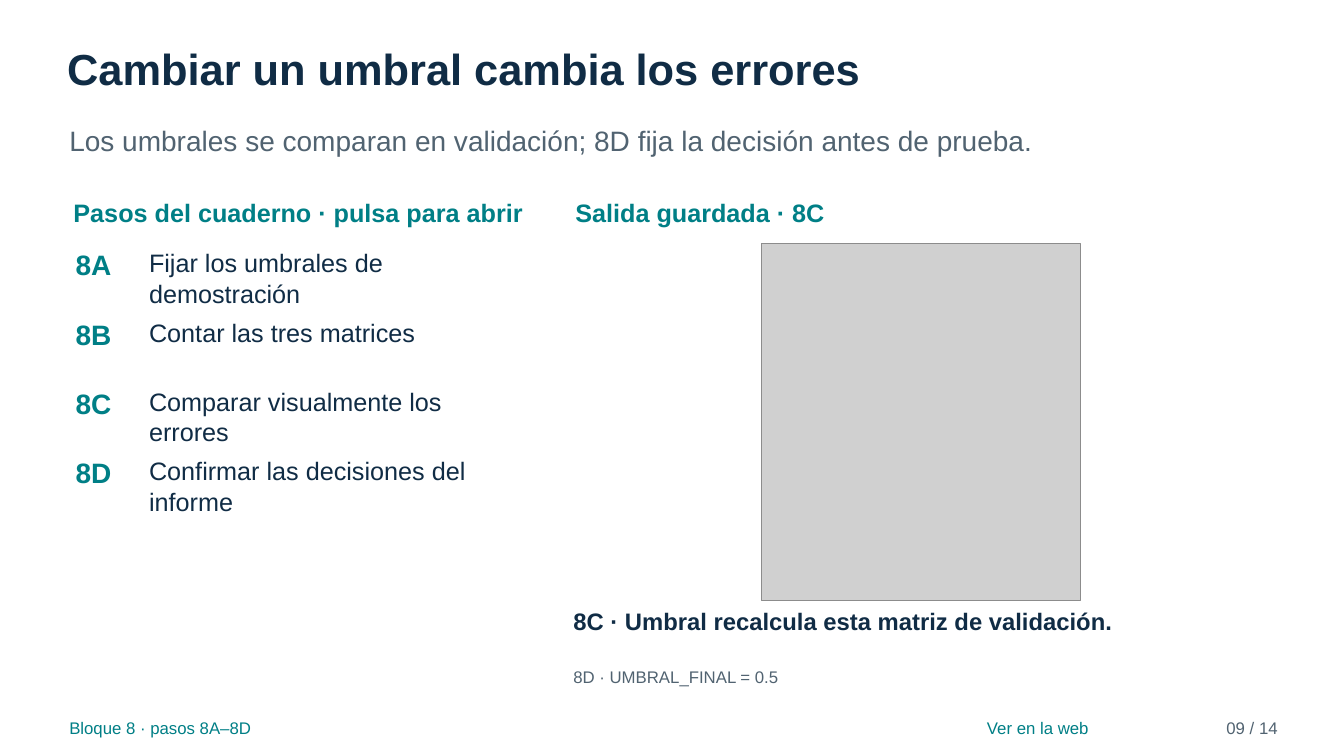
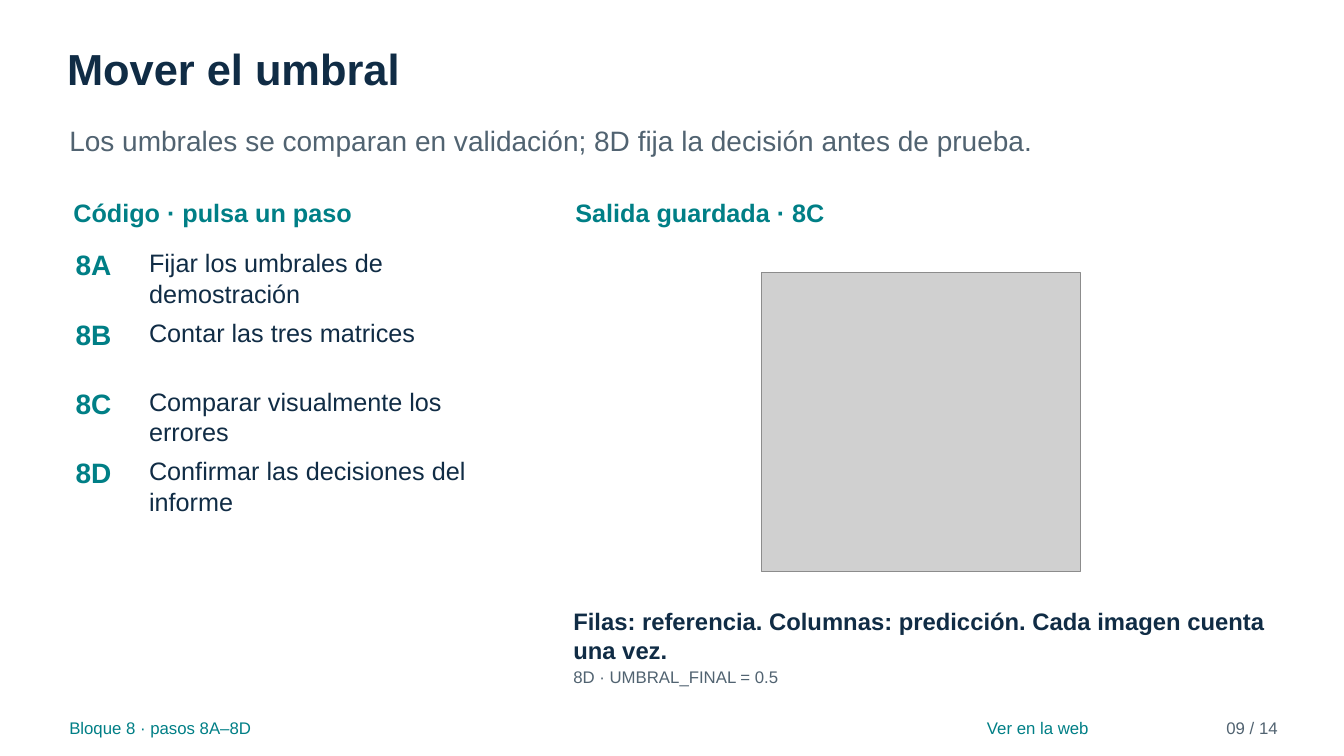
Before and after one commit to FisikMedik/taller-imagenes-medicas-python, a slide deck: slide 9 of Presentacion_modulo_ML.pptx. Drawn at 1344x756 pixels with LibreOffice and Linux fonts; fonts in the diff are those of the drawing; grey boxes stand for pictures. Boxes give left, top, right and bottom in pixels: in the first picture for what was removed or moved away, otherwise in the second. Text is boxed around its words. In the diff, an @@ line names an element or a change of style, - is before the commit and + after.

Commit message:
Explica ML paso a paso y anima el filtro 3×3
Reescribe las explicaciones junto al código, conecta píxeles, pesos y predicción, y usa botones para las demostraciones. Añade un filtro 3×3 con cálculo de cada salida. Elimina agendas y referencias internas repetidas; sincroniza cuadernos, tutorial, manuales, fuentes y presentaciones como documentación del taller realizado el 26 de noviembre a las 13:30 en Honduras.

```diff
--- a/Presentacion_modulo_ML.pptx
+++ b/Presentacion_modulo_ML.pptx
@@ text at (67,53,400,86): text changed @@
-Cambiar un umbral cambia los errores
+Mover el umbral
@@ text at (73,203,352,228): text changed @@
-Pasos del cuaderno · pulsa para abrir
+Código · pulsa un paso
@@ picture: place and size @@
-picture at (761,244,1080,601)
+picture at (761,272,1080,572)
@@ text at (573,612,1264,660): text changed @@
-8C · Umbral recalcula esta matriz de validación.
+Filas: referencia. Columnas: predicción. Cada imagen cuenta una vez.
```
Also in this commit, not shown: 13 other slides changed, 18 other files.
